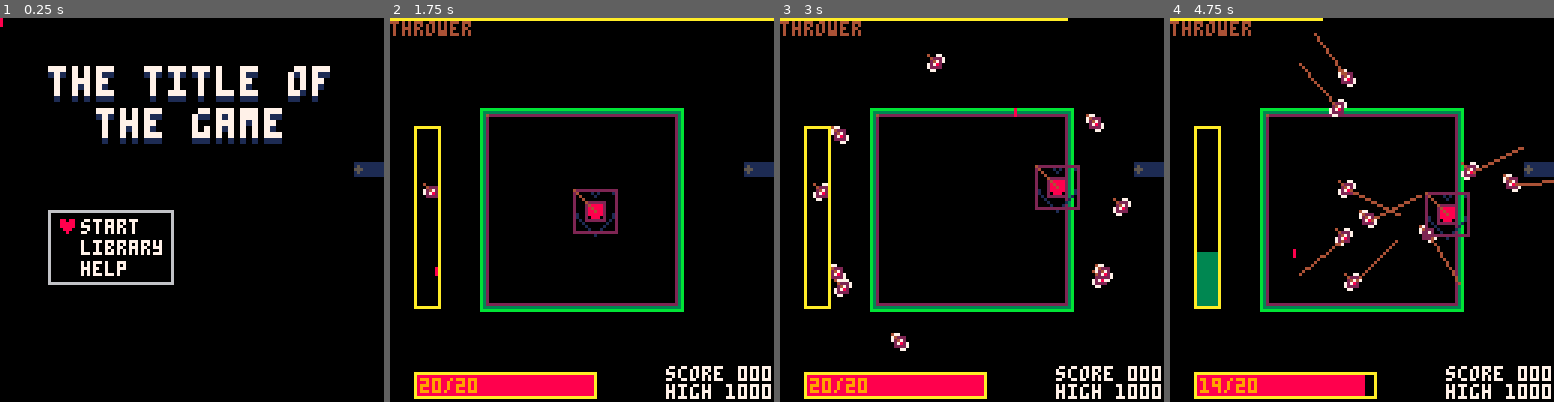
Above: before the commit, frames 1-4 (left to right).
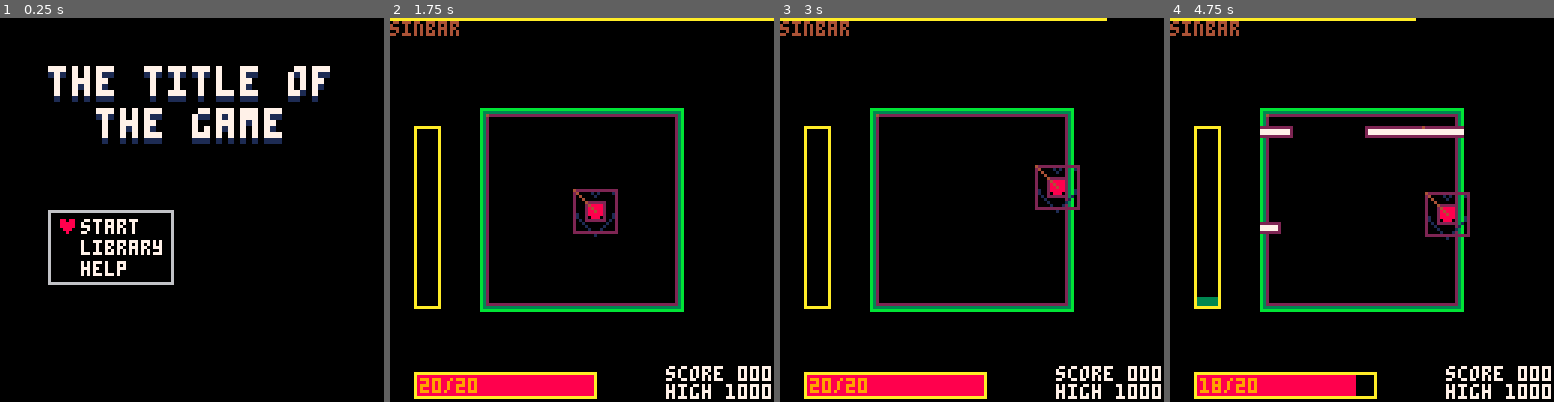
Above: after the commit, the same moments.

Repository: GiovanH/Pico8_Dev
Game: PICO-8 cartridge undertale.p8
Same seed, same stepped clock (60 frames per second), same inputs: the game is played once before the commit and once after it.
Inputs (mouse positions are in pixels of both pictures, inside the frame that each line leads up to):
- Up to frame 1 (0.25 s): no input
- Up to frame 2 (1.75 s): tap X (X key) at 0.33, 1.07 s; click (670, 121) at 0.67 s; tap O (Z key) at 0.7, 1.7 s; click (436, 267) at 1.22 s; hold Right from 1.6 s (still down)
- Up to frame 3 (3 s): click (887, 114) at 1.77 s; tap X (X key) at 1.85, 2.97 s; release Right at 2.1 s; tap O (Z key) at 2.1, 2.5, 2.9 s; hold Up 2.15-2.42 s; click (952, 259) at 2.32 s; hold Right from 2.47 s (still down); click (1014, 106) at 2.87 s
- Up to frame 4 (4.75 s): release Right at 3.03 s; hold Left 3.08-3.58 s; tap O (Z key) every 0.4 s from 3.3 to 4.5 s; click (1465, 256) at 3.42 s; hold Down 3.63-3.97 s; click (1231, 102) at 3.97 s; hold Right 4.02-4.68 s; tap X (X key) at 4.08 s; click (1292, 248) at 4.52 s; hold Up from 4.73 s (still down)

The runs differ from the first frame. In frame 1, 0.3% of the frame differs, in the area x 0-100%, y 0-42%; in frame 2, 0.7%; in frame 3, 2.1%; in frame 4, 4.8%, in the area x 0-100%, y 0-99%.

Commit message:
Gapbars,

Diff:
--- a/undertale.p8
+++ b/undertale.p8
@@ -21,144 +21,6 @@
 -- utility
 
 if (debug) menuitem(5,'toggle debug',function() debug = not debug end)
-
-dbg=(function()
-  poke(0x5f2d, 1)
-  local vars,sy={},0
-  local mx,my,mb,pb,click,mw,exp,x,y
-  function butn(exp,x,y)
-   local hover=mx>=x and mx<x+4 and my>=y and my<y+6
-   print(exp and "-" or "+",x,y,hover and 7 or 5)
-   return hover and click
-  end
-  function inspect(v,d)
-   d=d or 0
-   local t=type(v)
-   if t=="table" then
-    if(d>5)return "[table]"
-    local props={}
-    for key,val in pairs(v) do
-     props[key]=inspect(val,d+1)
-    end
-    return {
-     expand=false,
-     props=props
-    }
-   elseif t=="string" then
-    return chr(34)..v..chr(34)
-   elseif t=="boolean" then
-    return v and "true" or "false"
-   elseif t=="nil" or t=="function" or t=="thread" then
-    return "["..t.."]"
-   else
-    return ""..v
-   end
-  end
-  function drawvar(var,name)
-   if type(var)=="string" then
-    print(name..":",x+4,y,6)
-    print(var,x+#(""..name)*4+8,y,7)
-    y+=6
-   else
-    -- expand button
-    if(butn(var.expand,x,y))var.expand=not var.expand
-    -- name
-    print(name,x+4,y,12) y+=6
-    -- content
-    if var.expand then
-     x+=2
-     for key,val in pairs(var.props) do
-      drawvar(val,key)
-     end
-     x-=2
-    end
-   end
-  end
-  function copyuistate(src,dst)
-   if type(src)=="table" and type(dst)=="table" then
-    dst.expand=src.expand
-    for key,val in pairs(src.props) do
-     copyuistate(val,dst.props[key])
-    end
-   end
-  end
-  function watch(var,name)
-   name=name or "[var]"
-   local p,i=vars[name],inspect(var)
-   if(p)copyuistate(p,i)
-   vars[name]=i
-  end
-  function clear()
-   vars={}
-  end
-  function draw(dx,dy,w,h)
-   dx=dx or 0
-   dy=dy or 48
-   w=w or 128-dx
-   h=h or 128-dy
-   -- collapsed mode
-   if not exp then
-    dx+=w-10
-    w,h=10,5
-   end
-   -- window
-   clip(dx,dy,w,h)
-   rectfill(0,0,128,128,1)
-   x=dx+2 y=dy+2-sy
-
-   -- read mouse
-   mx,my,mw=stat(32),stat(33),stat(36)
-   mb=band(stat(34),1)~=0
-   click=mb and not pb and mx>=dx and mx<dx+w and my>=dy and my<dy+h
-   pb=mb
-
-   if exp then
-
-    -- variables
-    for k,v in pairs(vars) do
-     drawvar(v,k)
-    end
-
-    -- scrolling
-    local sh=y+sy-dy
-    sy=max(min(sy-mw*8,sh-h),0)
-   end
-
-   -- expand/collapse btn
-   if(butn(exp,dx+w-10,dy))exp=not exp
-
-   -- draw mouse ptr
-   clip()
-   line(mx,my,mx,my+2,8)
-   color(7)
-  end
-
-  function show()
-   exp=true
-   while exp do
-    draw()
-    flip()
-   end
-  end
-
-  function prnt(v,name)
-   watch(v,name)
-   show()
-  end
-
-  return{
-   watch=watch,
-   clear=clear,
-   expand=function(val)
-    if(val~=nil)exp=val
-    return exp
-   end,
-   draw=draw,
-   show=show,
-   print=prnt
-  }
- end)
-dbg = dbg()
 
 -- any to string (dumptable)
 function tostring(any, depth)
@@ -999,19 +861,25 @@
  mob.drawdebug(self)
 end
 
-local b_area_sinbar = t_bullet_area:extend{
- vel = vec(0, .6),
+local b_area_gapbar = t_bullet_area:extend{
+ ttl = 400,
+ z = 4,
  dmg = 2,
- ttl = 400,
+ vel = vec(0, 0.4),
+ hbox_offset = vec(0),
+ anchor = vec(0),
  dynamic = true,
+}
+
+local b_area_sinbar = b_area_gapbar:extend{
  xfunc = sin,
- gap = 24
+ gap = 20,
 }
 function b_area_sinbar:init(pos, size)
  self.size = size
  self.hbox_offset = vec(0)
  self.anchor = vec(0)
- t_bullet.init(self, pos)
+ t_bullet.init(self, pos)  -- ?
 end
 function b_area_sinbar:coupdate()
  while true do
@@ -1019,8 +887,23 @@
   yield()
  end
 end
-
 local b_area_cosbar = b_area_sinbar:extend{xfunc = cos}
+
+local b_redbar_tb = b_area_gapbar:extend{
+ z = 5,
+ vel = vec(0, 0.5),
+ dmg = 2,
+ dmg_color = "orange",
+ destroy_on_dmg = false
+}
+
+local b_bluebar_lr = b_area_gapbar:extend{
+ z = 5,
+ vel = vec(-0.4, 0),
+ dmg = 2,
+ dmg_color = "blue",
+ destroy_on_dmg = false
+}
 
 local b_fall = t_bullet:extend{
  z = 4,
@@ -1166,10 +1049,12 @@
 function t_pattern_compound:onadd()
  self.children = {}
 
+ -- build dmg string
  local d = ''
  foreach(self.subpatterns, function(a) d ..= tostring(a.dmg) .. ',' end)
  self.dmg = sub(d, 0, #d-1)
 
+ -- normalize subpatterns' lifespans
  for p in all(self.subpatterns) do
   local c = self.stage:add(p(self.arena))
   add(self.children, c)
@@ -1183,22 +1068,29 @@
  self.ttl = self.lifespan
 end
 
+-- real patterns
+
 local pat_rain = t_pattern:extend{
  name = "rain",
  dmg = b_fall.dmg .. '/ea',
- lifespan = 8 * 60
+ lifespan = 8 * 60,
+ b = b_fall
 }
 function pat_rain:coupdate()
  local arena = self.stage.arena
  -- our turn
  while true do
-  self:addchild(b_fall(vec(
+  self:addchild(self.b(vec(
      rndr(arena.hbox.x0, arena.hbox.x1-4),
      arena.hbox.y0-8
     )))
   yieldn(20)
  end
 end
+
+local pat_rain_red = pat_rain:extend{
+ b = b_fall:extend{dmg_color="orange"}
+}
 
 local pat_sinbar = t_pattern:extend{
  name = "sinbar",
@@ -1213,17 +1105,68 @@
   local width = rndr(arena.hbox.x0+gap, arena.hbox.x1-gap)
   local bar = rndc{b_area_sinbar, b_area_cosbar}
   self:addchild(bar(
-   vec(-64, -4),
-   vec(width+64, 4)
+    vec(-64, -4),
+    vec(width+64, 4)
    ))
   self:addchild(bar(
-   vec(width+gap, -4),
-   vec(128-width, 4)
+    vec(width+gap, -4),
+    vec(128-width, 4)
    ))
   yieldn(80)
  end
 end
 
+local pat_gapbar = t_pattern:extend{
+ name = "gapbar",
+ dmg = b_area_gapbar.dmg .. '/ea',
+ lifespan = 500
+}
+function pat_gapbar:coupdate()
+ local arena = self.stage.arena
+ local gap = 20
+ -- our turn
+ while true do
+  local go = (gap/2)
+  local width = rndr(arena.hbox.x0+go, arena.hbox.x1-go)
+  self:addchild(b_area_gapbar(
+    vec(-64, -4),
+    vec(width+64, 4)
+   ))
+  self:addchild(b_area_gapbar(
+    vec(width+gap, -4),
+    vec(128-width, 4)
+   ))
+  yieldn(80)
+ end
+end
+
+local pat_redbar = t_pattern:extend{
+ name = "redbar",
+ dmg = '2/ea',
+ lifespan = 300
+}
+function pat_redbar:coupdate()
+ while true do
+  self:addchild(b_redbar_tb(
+    vec(self.stage.arena.hbox.x0, -3),
+    vec(self.stage.arena.hbox.w, 3), 800))
+  yieldn(80)
+ end
+end
+
+local pat_bluebar = t_pattern:extend{
+ name = "bluebar",
+ dmg = '2/ea',
+ lifespan = 300
+}
+function pat_bluebar:coupdate()
+ while true do
+  self:addchild(b_bluebar_lr(
+    vec(128, self.stage.arena.hbox.y0),
+    vec(3, self.stage.arena.hbox.h), 800))
+  yieldn(120)
+ end
+end
 
 local pat_circthrow = t_pattern:extend{
  name = "circle thrower",
@@ -1313,7 +1256,7 @@
  dmg = b_meteorexp.dmg .. '/ea',
  density = 3,
  simul = 3,
- warntime = 45,
+ warntime = 55,
  pause_between = 60
 }
 function pat_meteor:coupdate()
@@ -1356,9 +1299,7 @@
   self.stage:schedule(self.warntime + self.pause_between*self.simul, closure(
     add, vecs, v
    ))
-  -- end
   yieldn(self.pause_between)
-
  end
 end
 
@@ -1367,10 +1308,25 @@
  subpatterns = {pat_miner_d3, pat_missile}
 }
 
+local pat_comp_rain = t_pattern_compound:extend{
+ name = "rain (compound)",
+ subpatterns = {pat_miner, pat_rain_red}
+}
+
+-- local pat_comp_bars = t_pattern_compound:extend{
+--  name = "bars (compound)",
+--  subpatterns = {pat_bluebar, pat_gapbar}
+-- }
+
 local lib_patterns = {
+ pat_gapbar,
+ -- pat_comp_bars,
+ -- pat_bluebar,
+ pat_redbar,
+ pat_comp_rain,
  pat_sinbar,
  pat_meteor,
- pat_missile,
+ -- pat_missile,
  pat_comp_missile,
  pat_miner,
  pat_rain,
@@ -1393,7 +1349,6 @@
  rectfill(0, 0, box.x0, 128, 00)
  rectfill(0, box.y1, 128, 128, 00)
  rectfill(box.x1, 0, 128, 128, 00)
--- entity.draw(self)
 end
 
 local t_arena = mob:extend{
@@ -1418,7 +1373,7 @@
 end
 function t_arena:onadd()
  self.stage.arena = self
--- self.stage:add(t_arena_frame(self))
+ self.stage:add(t_arena_frame(self))
 end
 function t_arena:coupdate()
  while true do
@@ -1542,16 +1497,18 @@
 st_game_inspect = st_game:extend{
  addscore = nop
 }
-function st_game_inspect:init(pattern)
+function st_game_inspect:init(pat_index)
  stage.init(self)
 
  self.o_arena = self:add(t_arena(vec(16), false, vec(64)))
  self.o_soul = self:add(t_soul(self.o_arena.hbox:center()))
  self.o_soul.isdemo = true
  self:add(t_graze(self.o_soul))
- self:add(t_inspectmenu())
-
- self.o_arena.onlypattern = pattern
+ printa(pat_index)
+ local o_inspectmenu = self:add(t_inspectmenu())
+ o_inspectmenu.sel_index = pat_index
+
+ self.o_arena.onlypattern = lib_patterns[pat_index]
 
  self.backheld = 0
 end
@@ -1600,7 +1557,7 @@
  local choices = {}
  for i,v in ipairs(lib_patterns) do
   add(choices, {v.name, function()
-     cur_stage = st_game_inspect(v)
+     cur_stage = st_game_inspect(i)
     end})
  end
  self:add(choicer(choices, {pos=vec(18, 66)}))
@@ -1615,15 +1572,10 @@
 
 function _update60()
  cur_stage:update()
--- dbg.watch(cur_stage,"stage")
--- dbg.watch(focus, "focus")
--- dbg.watch(o_soul,"soul")
--- dbg.watch(o_tpattern,"pattern")
 end
 
 function _draw()
  cur_stage:draw()
- if (debug) dbg.draw()
 end
 __gfx__
 08808800077000000000000000000000001111000111100000700000077000000777000000700000000000000000000000000000000000000000000000000000
